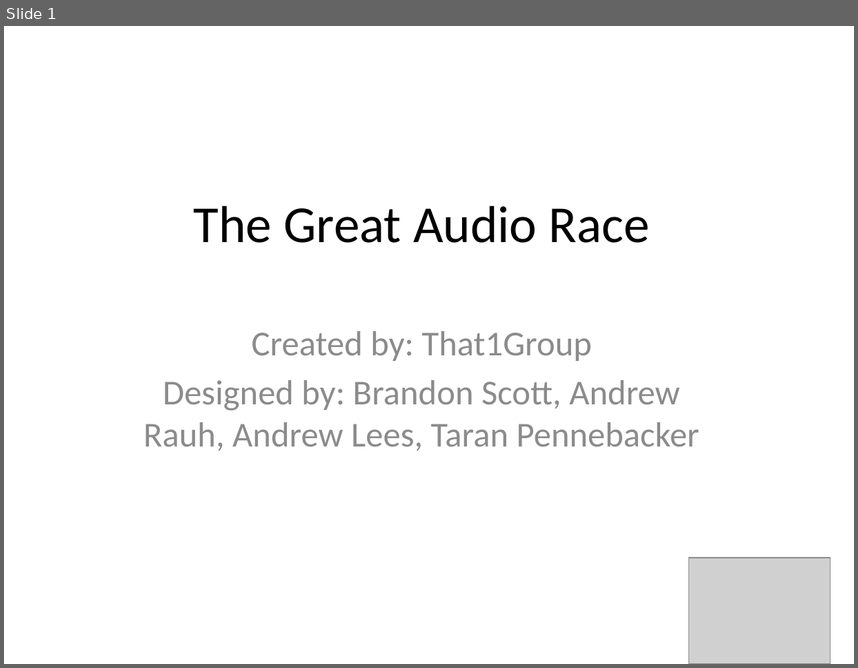
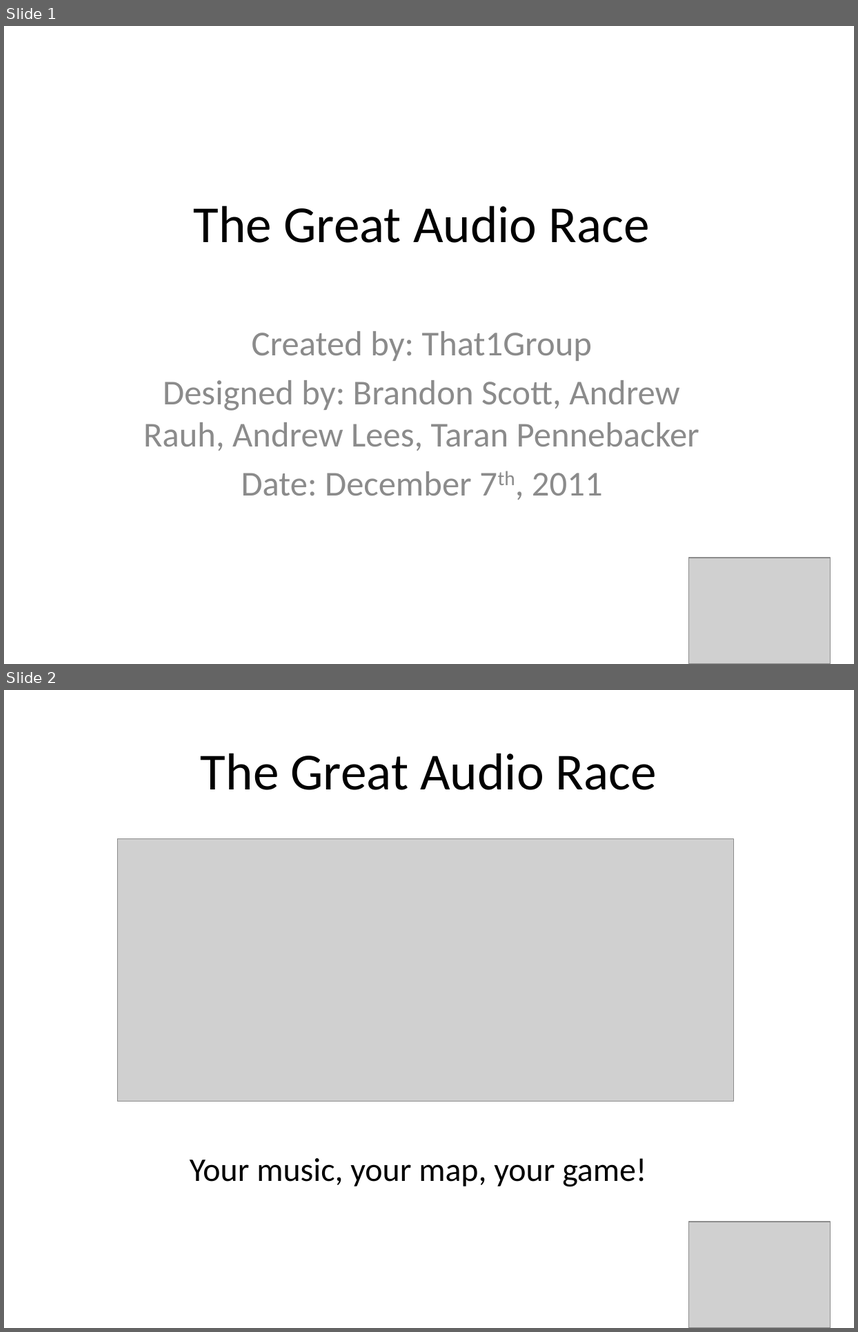
Before and after one commit to amlees/The-Great-Audio-Race, a slide deck: presenationTWO.pptx. Shown one above the other, each under a label of ours: slide 1 before the commit, slides 1 and 2 after it. The pictures are 858x668 and 858x1332 pixels, drawn with LibreOffice and Linux fonts; fonts in the diff are those of the drawing; grey boxes stand for pictures. Boxes give left, top, right and bottom in pixels: in the first picture for what was removed or moved away, otherwise in the second. Text is boxed around its words. In the diff, an @@ line names an element or a change of style, - is before the commit and + after.

```diff
--- a/presenationTWO.pptx
+++ b/presenationTWO.pptx
@@ slide 2 added at [4,690,854,1328], background #FFFFFF @@
@@ title added at [201,753,657,790], 44 pt, text #000000 @@
+The Great Audio Race
@@ picture added at [117,839,733,1101] @@
@@ text added at [190,1158,646,1187], 28 pt, text #000000 @@
+Your music, your map, your game!
@@ picture added at [689,1221,831,1328] @@
@@ slide 1 changed as well @@
@@ subtitle at [241,471,603,496]: paragraph added @@
+Date: December 7th, 2011
```
Also in this commit, not shown: 7 other slides changed, 4 other slides added, 7 slides removed, 1 other file.
